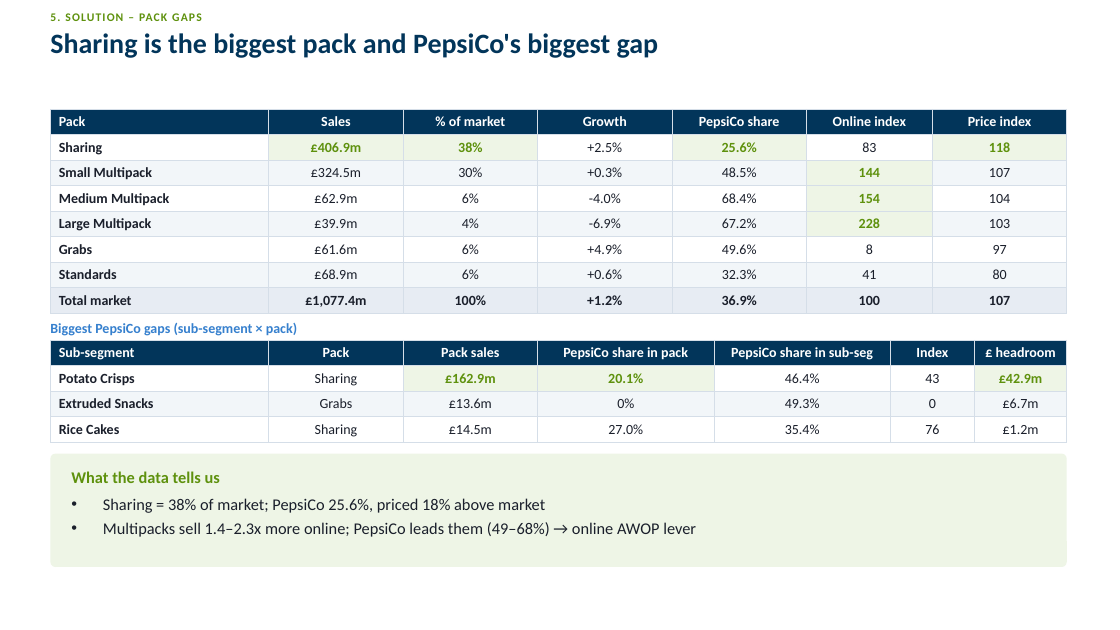
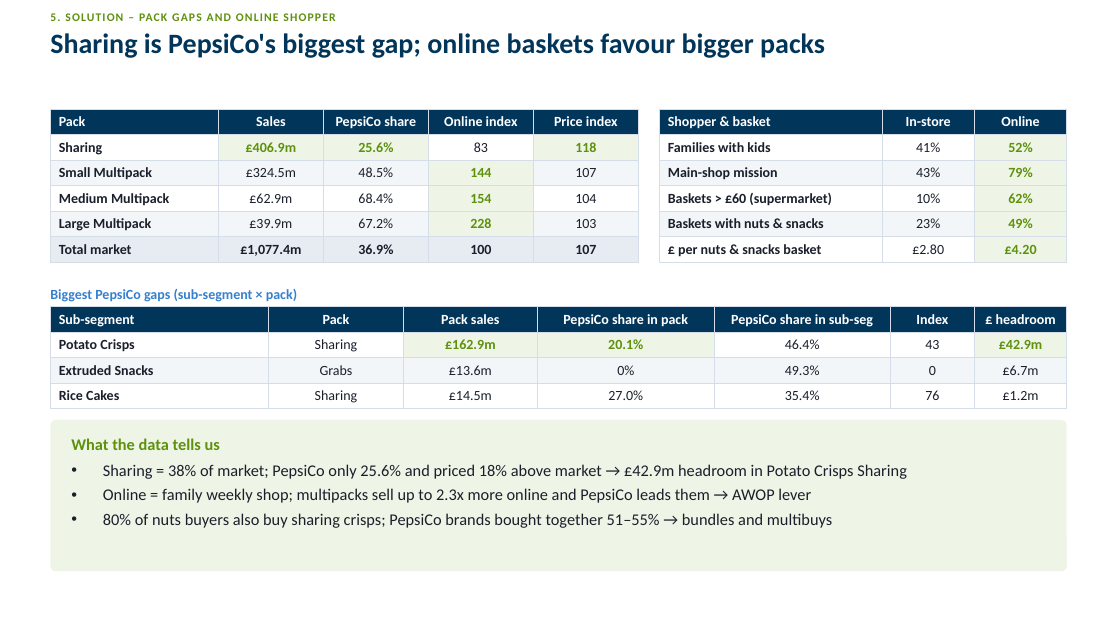
Before and after one commit to harshjunekumar/test-sample, a slide deck: slide 7 of case_study/PepsiCo_Savoury_Case_Study_Deck.pptx (slide 8 before the commit). Drawn at 1120x630 pixels with LibreOffice and Linux fonts; fonts in the diff are those of the drawing. Boxes give left, top, right and bottom in pixels: in the first picture for what was removed or moved away, otherwise in the second. Text is boxed around its words. In the diff, an @@ line names an element or a change of style, - is before the commit and + after.

```diff
--- a/case_study/PepsiCo_Savoury_Case_Study_Deck.pptx
+++ b/case_study/PepsiCo_Savoury_Case_Study_Deck.pptx
@@ text at bbox=[50, 13, 335, 21]: text changed @@
-5. SOLUTION – PACK GAPS
+5. SOLUTION – PACK GAPS AND ONLINE SHOPPER
@@ title at bbox=[50, 33, 825, 58]: text changed @@
-Sharing is the biggest pack and PepsiCo's biggest gap
+Sharing is PepsiCo's biggest gap; online baskets favour bigger packs
@@ table at bbox=[50, 109, 639, 260] @@
-Pack | Sales | % of market | Growth | PepsiCo share | Online index | Price index
-Sharing | £406.9m | 38% | +2.5% | 25.6% | 83 | 118
-Small Multipack | £324.5m | 30% | +0.3% | 48.5% | 144 | 107
-Medium Multipack | £62.9m | 6% | -4.0% | 68.4% | 154 | 104
-Large Multipack | £39.9m | 4% | -6.9% | 67.2% | 228 | 103
-Grabs | £61.6m | 6% | +4.9% | 49.6% | 8 | 97
-Standards | £68.9m | 6% | +0.6% | 32.3% | 41 | 80
-Total market | £1,077.4m | 100% | +1.2% | 36.9% | 100 | 107
+Pack | Sales | PepsiCo share | Online index | Price index
+Sharing | £406.9m | 25.6% | 83 | 118
+Small Multipack | £324.5m | 48.5% | 144 | 107
+Medium Multipack | £62.9m | 68.4% | 154 | 104
+Large Multipack | £39.9m | 67.2% | 228 | 103
+Total market | £1,077.4m | 36.9% | 100 | 107
@@ table: place and size @@
-table at bbox=[50, 109, 1067, 311]
+table at bbox=[50, 109, 639, 260]
@@ table added at bbox=[660, 109, 1067, 261], 6 rows, 3 columns @@
+Shopper & basket | In-store | Online
+Families with kids | 41% | 52%
+Main-shop mission | 43% | 79%
+Baskets > £60 (supermarket) | 10% | 62%
+Baskets with nuts & snacks | 23% | 49%
+£ per nuts & snacks basket | £2.80 | £4.20
@@ 2 texts, 1 table: place and size @@
-2 texts, 1 table at bbox=[50, 323, 1067, 483]
+2 texts, 1 table at bbox=[50, 289, 1067, 450]
@@ rounded rectangle: place and size @@
-rounded rectangle at bbox=[50, 454, 1067, 567]
+rounded rectangle at bbox=[50, 420, 1067, 571]
@@ rounded rectangle at bbox=[50, 420, 1067, 571]: proportions changed @@
@@ text at bbox=[103, 464, 907, 528]: text changed @@
-• Sharing = 38% of market; PepsiCo 25.6%, priced 18% above market
-• Multipacks sell 1.4–2.3x more online; PepsiCo leads them (49–68%) → online AWOP lever
+• Sharing = 38% of market; PepsiCo only 25.6% and priced 18% above market → £42.9m headroom in Potato Crisps Sharing
+• Online = family weekly shop; multipacks sell up to 2.3x more online and PepsiCo leads them → AWOP lever
+• 80% of nuts buyers also buy sharing crisps; PepsiCo brands bought together 51–55% → bundles and multibuys
```
Also in this commit, not shown: 1 other slide changed, 2 slides removed.
